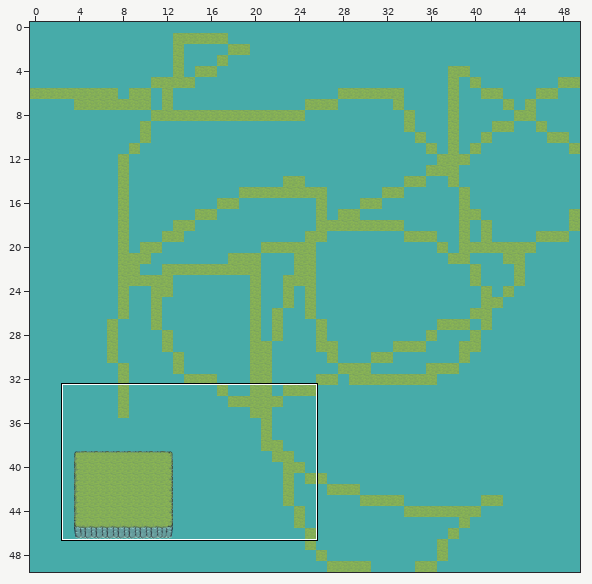
Level history. Tiled map: assets/overworld.tmx. The first picture is a wide view before the edit; the outline marks the close-up.
Close-up. First the earlier version:
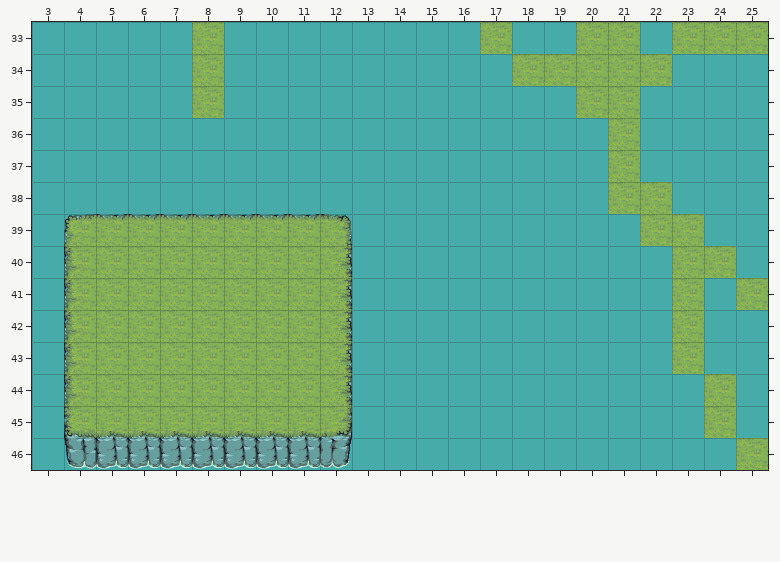
Cells are 64x64 px. Shown: x 3..25, y 33..46. The commit also changed other parts of the map, which this record leaves out.
New version:
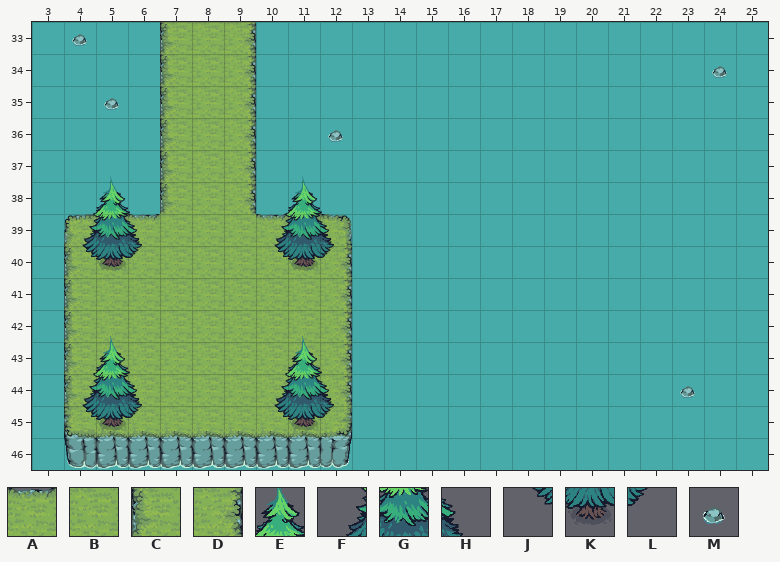
Key: from "Tilemap_color2": A 6, B 10, C 14, D 16; from "Tree1": E 25, F 48, G 49, H 50, J 72, K 73, L 74; from "Water Rocks_01": M 0.
_ is an empty cell.
Tiles of an added or newly shown layer are drawn over the layers below it.
Changes in this commit:
Layer "groundLayer":
y 33: x 7 _ -> C; x 9 _ -> D; x 17 B -> _; x 20..21 BB -> __; x 23..25 BBB -> ___
y 34: x 7 _ -> C; x 9 _ -> D; x 18..22 BBBBB -> _____
y 35: x 7 _ -> C; x 9 _ -> D; x 20..21 BB -> __
y 36..37: x 7..9 ___ -> CBD; x 21 B -> _
y 38: x 7..9 ___ -> CBD; x 21..22 BB -> __
y 39: x 7..9 AAA -> BBB; x 22..23 BB -> __
y 40: x 23..24 BB -> __
y 41: x 23 B -> _; x 25 B -> _
y 42..43: x 23 B -> _
y 44..45: x 24 B -> _
y 46: x 25 B -> _
Layer "decorLayer" (added):
y 33: x 4 _ -> M
y 34: x 24 _ -> M
y 35: x 5 _ -> M
y 36: x 12 _ -> M
y 38: x 5 _ -> E; x 11 _ -> E
y 39: x 4..6 ___ -> FGH; x 10..12 ___ -> FGH
y 40: x 4..6 ___ -> JKL; x 10..12 ___ -> JKL
y 43: x 5 _ -> E; x 11 _ -> E
y 44: x 4..6 ___ -> FGH; x 10..12 ___ -> FGH; x 23 _ -> M
y 45: x 4..6 ___ -> JKL; x 10..12 ___ -> JKL
Pixel boxes of the changes (left, top, right, bottom) in both close-ups:
changed: (72, 22, 343, 271)
changed: (480, 22, 768, 470)
added: (82, 342, 142, 431)
added: (274, 342, 334, 431)
